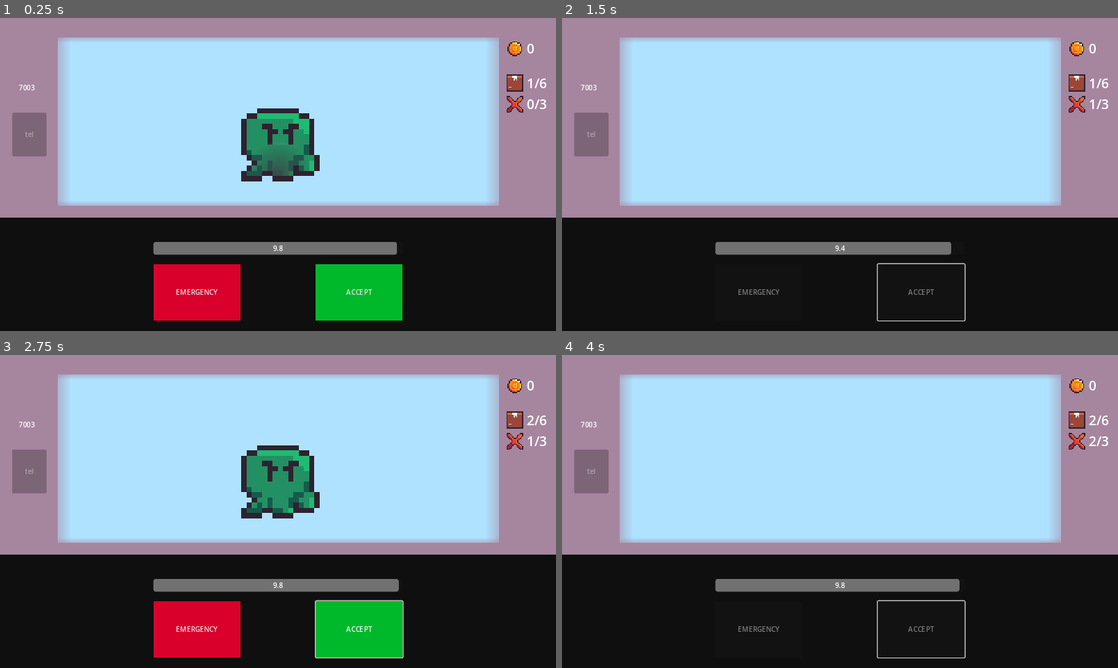
Above: before the commit, frames 1-4 (two rows, left to right).
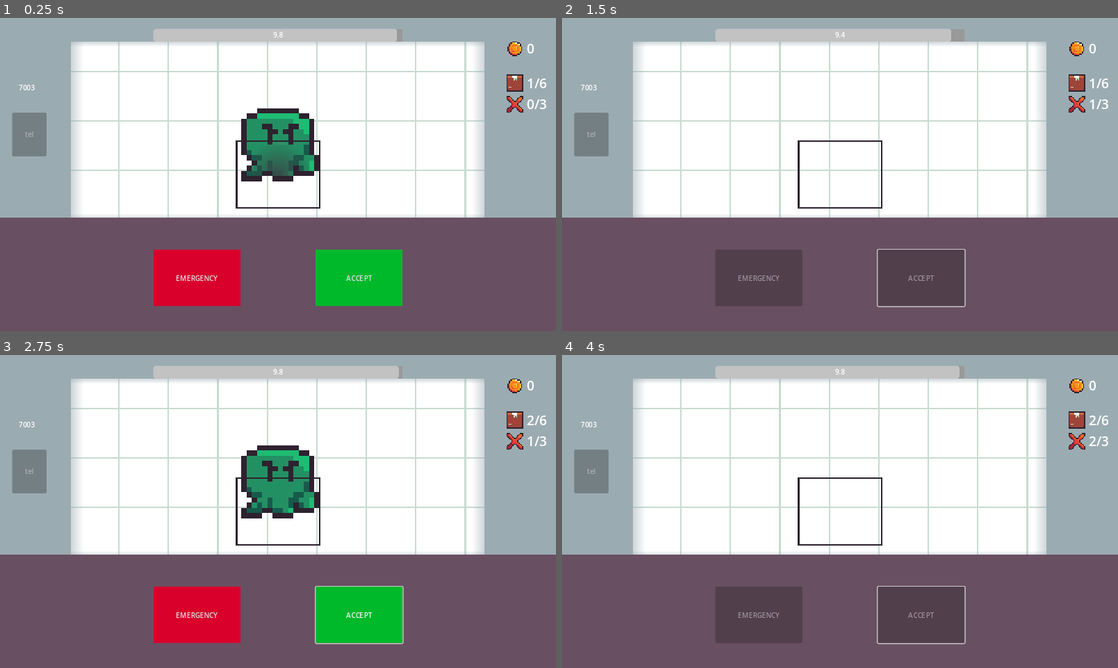
Above: after the commit, the same moments.

Repository: FixelDev/inside-out-inc
Game: Godot game, scene res://scenes/game/game.tscn
Same seed, same stepped clock (60 frames per second), same inputs: the game is played once before the commit and once after it.
Inputs (mouse positions are in pixels of both pictures, inside the frame that each line leads up to):
- Up to frame 1 (0.25 s): no input
- Up to frame 2 (1.5 s): click "ACCEPT" at 0.5 s; tap Enter at 1.25 s; move the mouse to (962, 158) at 1.27 s
- Up to frame 3 (2.75 s): tap Space at 2 s; move the mouse to (166, 527) at 2.02 s
- Up to frame 4 (4 s): click "ACCEPT" at 2.75 s; tap Enter at 3.5 s; move the mouse to (895, 442) at 3.52 s

The runs differ from the first frame. In frame 1, 93% of the frame differs, in the area x 0-100%, y 0-100%; in frame 2, 99%; in frame 3, 93%; in frame 4, 99%.

Commit message:
Preparing to update graphics

Diff:
--- a/entities/emergency_module/emergency_keypad_panel/number_button.tscn
+++ b/entities/emergency_module/emergency_keypad_panel/number_button.tscn
@@ -1,7 +1,7 @@
 [gd_scene format=3 uid="uid://vvlem36g7n7g"]
 
 [node name="NumberButton" type="Button"]
-custom_minimum_size = Vector2(0, 70)
+custom_minimum_size = Vector2(0, 60)
 size_flags_horizontal = 3
 size_flags_vertical = 3
 text = "1"
--- a/entities/xray/graphics/xray.svg
+++ b/entities/xray/graphics/xray.svg
@@ -80,6 +80,9 @@
        id="path1"
        cx="33.072918"
        cy="33.072918"
-       r="30.899645" />
+       r="30.899645"
+       inkscape:export-filename="xray.png"
+       inkscape:export-xdpi="96"
+       inkscape:export-ydpi="96" />
   </g>
 </svg>
--- a/project.godot
+++ b/project.godot
@@ -24,8 +24,8 @@
 
 window/size/viewport_width=1280
 window/size/viewport_height=720
+window/size/mode=2
 window/stretch/mode="canvas_items"
-window/stretch/aspect="expand"
 
 [layer_names]
 
--- a/scenes/game/game.tscn
+++ b/scenes/game/game.tscn
@@ -6,6 +6,7 @@
 [ext_resource type="Texture2D" uid="uid://txy8dn2rvt0i" path="res://scenes/game/graphics/window.png" id="2_pk478"]
 [ext_resource type="Material" uid="uid://4gnfyg7ugi1n" path="res://scenes/game/window_mask.tres" id="3_h6v4r"]
 [ext_resource type="Script" path="res://scenes/game/time_left_progress_bar.gd" id="4_1w6ym"]
+[ext_resource type="StyleBox" uid="uid://bv61dycl0wq5p" path="res://scenes/game/graphics/table_texture.tres" id="4_4t4ae"]
 [ext_resource type="Script" path="res://entities/emergency_module/emergency_module.gd" id="4_jyb38"]
 [ext_resource type="Script" path="res://entities/emergency_module/emergency_keypad.gd" id="5_2847e"]
 [ext_resource type="Script" path="res://entities/xray/xray.gd" id="5_yaqef"]
@@ -17,16 +18,17 @@
 [ext_resource type="Texture2D" uid="uid://dpgjmrl5uuvo8" path="res://entities/packages/box/graphics/box.png" id="9_j1wal"]
 [ext_resource type="Texture2D" uid="uid://bvyndehskgl1f" path="res://ui/stats_container/graphics/coin.png" id="10_xwoyr"]
 [ext_resource type="Texture2D" uid="uid://byoy4hqusvlds" path="res://ui/stats_container/graphics/strike.png" id="12_xb1sl"]
+[ext_resource type="Texture2D" uid="uid://dvtq3nlhda6lo" path="res://scenes/game/graphics/border.png" id="14_o33iu"]
 [ext_resource type="Texture2D" uid="uid://t3ryi2inpjgp" path="res://entities/xray/graphics/xray.png" id="17_u2lnh"]
-
-[sub_resource type="StyleBoxFlat" id="StyleBoxFlat_4i6qj"]
-bg_color = Color(0.0605303, 0.0605304, 0.0605303, 1)
+[ext_resource type="Texture2D" uid="uid://u6wcejef6fm1" path="res://scenes/game/graphics/bg.png" id="18_4apnj"]
 
 [sub_resource type="StyleBoxFlat" id="StyleBoxFlat_xhsd4"]
 bg_color = Color(0.851395, 0, 0.170154, 1)
 
 [sub_resource type="StyleBoxFlat" id="StyleBoxFlat_fmgvr"]
 bg_color = Color(1.58831e-06, 0.726311, 0.168332, 1)
+
+[sub_resource type="StyleBoxFlat" id="StyleBoxFlat_keo0h"]
 
 [sub_resource type="StyleBoxFlat" id="StyleBoxFlat_x5fn5"]
 bg_color = Color(0.255659, 0.255659, 0.255659, 1)
@@ -92,7 +94,7 @@
 grow_horizontal = 2
 grow_vertical = 0
 size_flags_horizontal = 3
-theme_override_styles/panel = SubResource("StyleBoxFlat_4i6qj")
+theme_override_styles/panel = ExtResource("4_4t4ae")
 
 [node name="VBoxContainer" type="VBoxContainer" parent="UI/Table"]
 layout_mode = 1
@@ -104,28 +106,6 @@
 offset_right = -353.0
 grow_horizontal = 2
 grow_vertical = 2
-
-[node name="TimeLeftProgressBar" type="ProgressBar" parent="UI/Table/VBoxContainer"]
-unique_name_in_owner = true
-custom_minimum_size = Vector2(0, 29.635)
-layout_mode = 2
-max_value = 10.0
-step = 0.001
-value = 10.0
-show_percentage = false
-script = ExtResource("4_1w6ym")
-
-[node name="TimeLeftLabel" type="Label" parent="UI/Table/VBoxContainer/TimeLeftProgressBar"]
-unique_name_in_owner = true
-layout_mode = 1
-anchors_preset = 15
-anchor_right = 1.0
-anchor_bottom = 1.0
-grow_horizontal = 2
-grow_vertical = 2
-text = "22.3"
-horizontal_alignment = 1
-vertical_alignment = 1
 
 [node name="Spacer" type="Control" parent="UI/Table/VBoxContainer"]
 custom_minimum_size = Vector2(0, 14.3)
@@ -187,6 +167,36 @@
 text = "tel"
 script = ExtResource("5_2847e")
 
+[node name="TimeLeftProgressBar" type="ProgressBar" parent="UI"]
+unique_name_in_owner = true
+custom_minimum_size = Vector2(0, 29.635)
+anchors_preset = 5
+anchor_left = 0.5
+anchor_right = 0.5
+offset_left = -287.0
+offset_top = 25.0
+offset_right = 287.0
+offset_bottom = 54.635
+grow_horizontal = 2
+theme_override_styles/background = SubResource("StyleBoxFlat_keo0h")
+max_value = 10.0
+step = 0.001
+value = 10.0
+show_percentage = false
+script = ExtResource("4_1w6ym")
+
+[node name="TimeLeftLabel" type="Label" parent="UI/TimeLeftProgressBar"]
+unique_name_in_owner = true
+layout_mode = 1
+anchors_preset = 15
+anchor_right = 1.0
+anchor_bottom = 1.0
+grow_horizontal = 2
+grow_vertical = 2
+text = "22.3"
+horizontal_alignment = 1
+vertical_alignment = 1
+
 [node name="EmergencyKeypadPanel" type="Panel" parent="UI"]
 visible = false
 anchors_preset = 8
@@ -195,9 +205,9 @@
 anchor_right = 0.5
 anchor_bottom = 0.5
 offset_left = -185.0
-offset_top = -351.0
+offset_top = -241.5
 offset_right = 185.0
-offset_bottom = 132.0
+offset_bottom = 241.5
 grow_horizontal = 2
 grow_vertical = 2
 theme_override_styles/panel = SubResource("StyleBoxFlat_x5fn5")
@@ -210,9 +220,9 @@
 anchor_right = 1.0
 anchor_bottom = 1.0
 offset_left = 25.0
-offset_top = 19.0
+offset_top = 34.0
 offset_right = -25.0
-offset_bottom = -19.0
+offset_bottom = -33.0
 grow_horizontal = 2
 grow_vertical = 2
 
@@ -221,6 +231,7 @@
 
 [node name="EnteredCodeLabel" type="Label" parent="UI/EmergencyKeypadPanel/VBoxContainer/PanelContainer"]
 unique_name_in_owner = true
+custom_minimum_size = Vector2(0, 90)
 layout_mode = 2
 theme_override_font_sizes/font_size = 46
 horizontal_alignment = 1
@@ -316,34 +327,65 @@
 theme_override_font_sizes/font_size = 31
 text = "0/2"
 
+[node name="NinePatchRect" type="NinePatchRect" parent="UI"]
+anchors_preset = 8
+anchor_left = 0.5
+anchor_top = 0.5
+anchor_right = 0.5
+anchor_bottom = 0.5
+offset_left = -97.5
+offset_top = -79.0
+offset_right = 97.5
+offset_bottom = 79.0
+grow_horizontal = 2
+grow_vertical = 2
+texture = ExtResource("14_o33iu")
+patch_margin_left = 4
+patch_margin_top = 4
+patch_margin_right = 4
+patch_margin_bottom = 4
+
 [node name="Wall" type="Sprite2D" parent="."]
+texture_repeat = 2
 position = Vector2(641, 292)
-scale = Vector2(80.0625, 36.625)
+scale = Vector2(4.36, 4.36)
 texture = ExtResource("1_jn13p")
+region_enabled = true
+region_rect = Rect2(0, 0, 297.472, 148.222)
 metadata/_edit_group_ = true
 
-[node name="WindowMask" type="PointLight2D" parent="Wall"]
-position = Vector2(0, -1.46075)
-scale = Vector2(0.793911, 0.66041)
+[node name="WallWindow" type="Node2D" parent="."]
+metadata/_edit_group_ = true
+metadata/_edit_lock_ = true
+
+[node name="WindowMask" type="PointLight2D" parent="WallWindow"]
+position = Vector2(639.5, 258.5)
+scale = Vector2(59.5625, 25.5625)
 energy = 0.0
 texture = ExtResource("2_pk478")
 
-[node name="Window" type="Sprite2D" parent="Wall"]
+[node name="Window" type="Sprite2D" parent="WallWindow"]
+texture_repeat = 2
 material = ExtResource("3_h6v4r")
-texture = ExtResource("2_pk478")
-
-[node name="EmergencyCrate" type="Node2D" parent="Wall"]
-position = Vector2(0, -12.5324)
+position = Vector2(644, 260)
+scale = Vector2(3.56, 3.56)
+texture = ExtResource("18_4apnj")
+region_enabled = true
+region_rect = Rect2(-613, -277, 1145, 534)
+
+[node name="EmergencyCrate" type="Node2D" parent="WallWindow"]
+position = Vector2(641, -93)
+scale = Vector2(4.36, 4.36)
 script = ExtResource("7_fli0l")
 
-[node name="Sprite2D" type="Sprite2D" parent="Wall/EmergencyCrate"]
+[node name="Sprite2D" type="Sprite2D" parent="WallWindow/EmergencyCrate"]
 modulate = Color(0.109804, 0.109804, 0.109804, 0.458824)
 material = ExtResource("3_h6v4r")
 position = Vector2(0, -0.0681197)
-scale = Vector2(0.825917, 0.721826)
+scale = Vector2(13.5321, 3.28611)
 texture = ExtResource("2_pk478")
 
-[node name="AnimationPlayer" type="AnimationPlayer" parent="Wall/EmergencyCrate"]
+[node name="AnimationPlayer" type="AnimationPlayer" parent="WallWindow/EmergencyCrate"]
 unique_name_in_owner = true
 libraries = {
 "": SubResource("AnimationLibrary_gv6mo")
@@ -378,7 +420,7 @@
 one_shot = true
 
 [connection signal="emergency_mode_toggled" from="." to="UI/EmergencyModule" method="_on_game_emergency_mode_toggled"]
-[connection signal="emergency_mode_toggled" from="." to="Wall/EmergencyCrate" method="_on_game_emergency_mode_toggled"]
+[connection signal="emergency_mode_toggled" from="." to="WallWindow/EmergencyCrate" method="_on_game_emergency_mode_toggled"]
 [connection signal="pressed" from="UI/Table/VBoxContainer/HBoxContainer/EmergencyButton" to="." method="_on_emergency_button_pressed"]
 [connection signal="pressed" from="UI/Table/VBoxContainer/HBoxContainer/AcceptButton" to="." method="_on_accept_button_pressed"]
 [connection signal="emergency_code_checked" from="UI/EmergencyModule" to="." method="_on_emergency_module_emergency_code_checked"]
@@ -388,5 +430,5 @@
 [connection signal="pressed" from="UI/EmergencyKeypadPanel/VBoxContainer/ButtonsContainer/ResetButton" to="UI/EmergencyKeypadPanel" method="_on_reset_button_pressed"]
 [connection signal="pressed" from="UI/EmergencyKeypadPanel/VBoxContainer/ButtonsContainer/AcceptButton" to="UI/EmergencyKeypadPanel" method="_on_accept_button_pressed"]
 [connection signal="timeout" from="Timers/TimerToSpawnPackage" to="." method="_on_timer_to_spawn_package_timeout"]
-[connection signal="timeout" from="Timers/TimerTimeToLeft" to="UI/Table/VBoxContainer/TimeLeftProgressBar" method="_on_timer_time_to_left_timeout"]
+[connection signal="timeout" from="Timers/TimerTimeToLeft" to="UI/TimeLeftProgressBar" method="_on_timer_time_to_left_timeout"]
 [connection signal="timeout" from="Timers/TimerExtraTime" to="." method="_on_timer_extra_time_timeout"]
--- /dev/null
+++ b/scenes/game/graphics/table_texture.tres
@@ -0,0 +1,6 @@
+[gd_resource type="StyleBoxTexture" load_steps=2 format=3 uid="uid://bv61dycl0wq5p"]
+
+[ext_resource type="Texture2D" uid="uid://bnsjx4wro4fjc" path="res://scenes/game/graphics/table.png" id="1_jg155"]
+
+[resource]
+texture = ExtResource("1_jg155")
Binary file added: room_project.aseprite
Binary file added: room_project.png
Not shown, added: room_project.png.import
Not shown: 1 places in scenes/game/game.tscn that only renumber resources
Binary file added: scenes/game/graphics/bg.aseprite
Binary file added: scenes/game/graphics/bg.png
Not shown, added: scenes/game/graphics/bg.png.import
Binary file added: scenes/game/graphics/border.aseprite
Binary file added: scenes/game/graphics/border.png
Not shown, added: scenes/game/graphics/border.png.import
Binary file added: scenes/game/graphics/table.aseprite
Binary file added: scenes/game/graphics/table.png
(and 7 more such lines)
